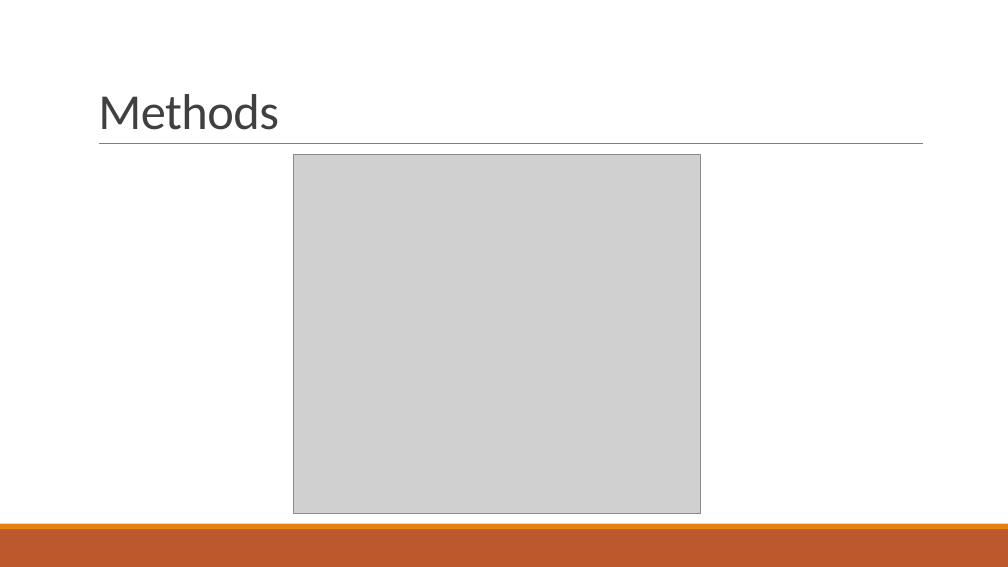
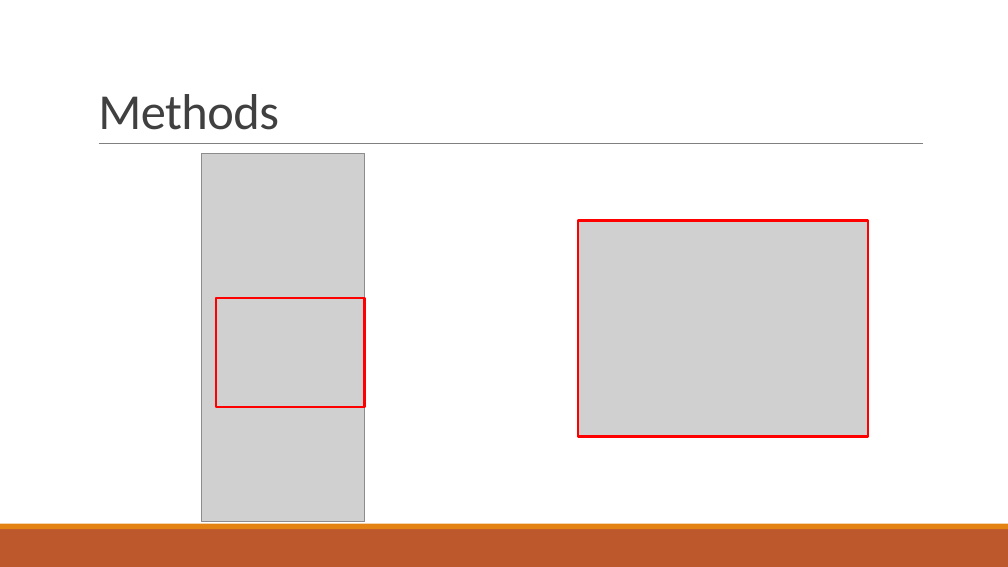
Before and after one commit to npalacio/School, a slide deck: slide 14 of Capstone/Presentation/CapstoneProposal.pptx (slide 15 before the commit). Drawn at 1008x567 pixels with LibreOffice and Linux fonts; fonts in the diff are those of the drawing; grey boxes stand for pictures. Boxes give left, top, right and bottom in pixels: in the first picture for what was removed or moved away, otherwise in the second. Text is boxed around its words. In the diff, an @@ line names an element or a change of style, - is before the commit and + after.

```diff
--- a/Capstone/Presentation/CapstoneProposal.pptx
+++ b/Capstone/Presentation/CapstoneProposal.pptx
@@ picture added at (201,154,364,522) @@
@@ picture removed at (293,154,700,513) @@
@@ picture added at (578,222,867,436) @@
@@ rectangle added at (578,221,868,437), outline #FF0000 2.25 pt @@
@@ rectangle added at (216,298,364,407), outline #FF0000 2.25 pt @@
```
Also in this commit, not shown: 8 other slides changed, 8 slides added, 3 slides removed, 1 other file.
